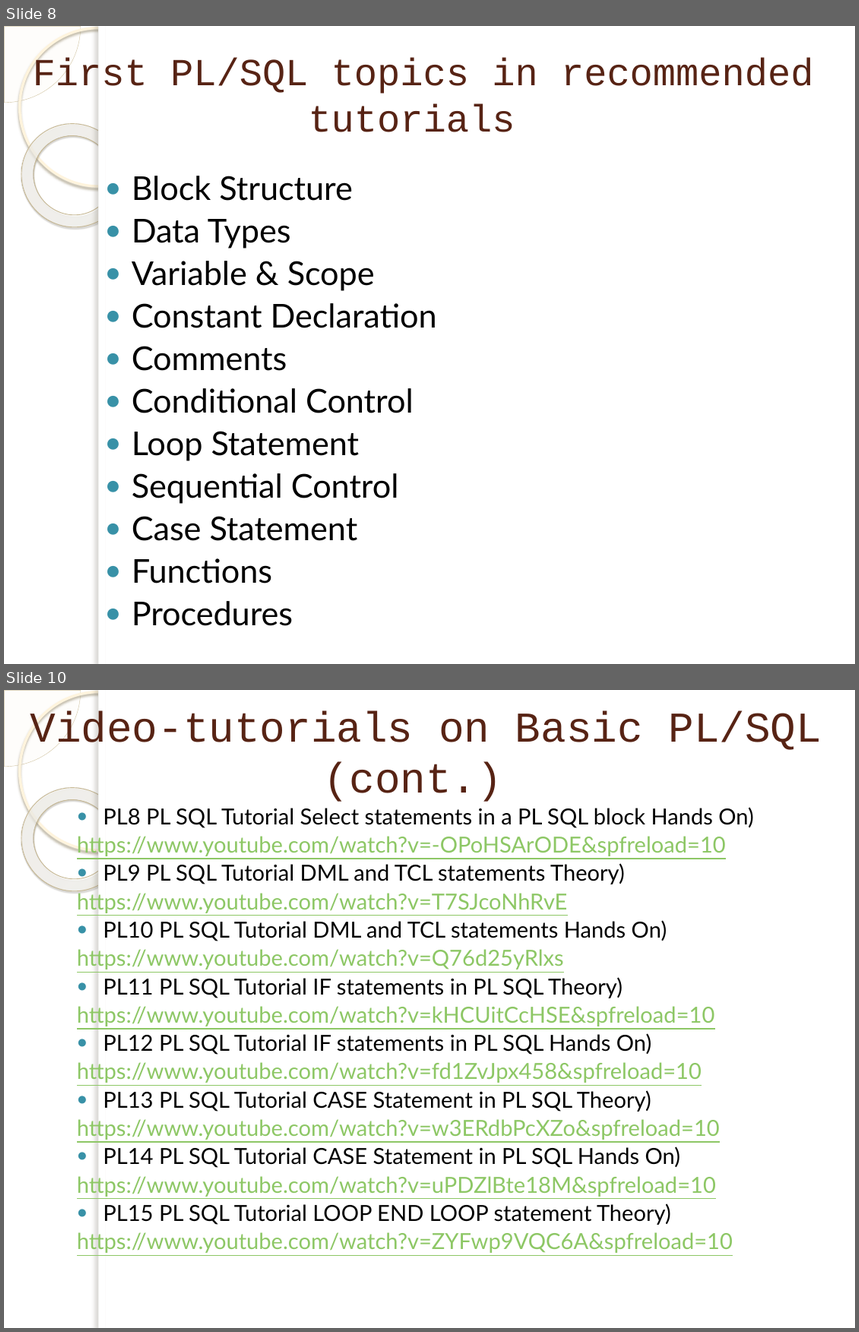
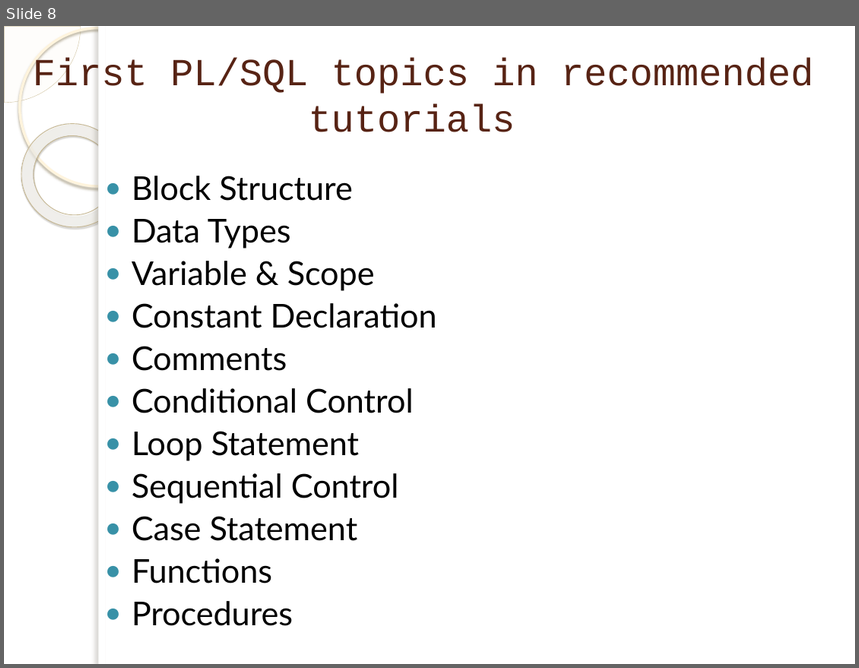
Before and after one commit to marinfotache/Database-Logic-in-Business-Applications, a slide deck: 02_Basics of PL SQL/02-01_en_Introduction to PL SQL.pptx. Shown one above the other, each under a label of ours: slides 8 and 10 before the commit, slide 8 after it; the slides between them are not shown. The pictures are 859x1332 and 859x668 pixels, drawn with LibreOffice and Linux fonts; fonts in the diff are those of the drawing; background and template pictures are left out. Boxes give left, top, right and bottom in pixels: in the first picture for what was removed or moved away, otherwise in the second. Text is boxed around its words. In the diff, an @@ line names an element or a change of style, - is before the commit and + after.

```diff
--- a/02_Basics of PL SQL/02-01_en_Introduction to PL SQL.pptx
+++ b/02_Basics of PL SQL/02-01_en_Introduction to PL SQL.pptx
@@ slide 10 removed at bbox=[4, 690, 855, 1328], background picture (left out); not listed: 5 template elements that a slide beside it also shows @@
@@ title removed at bbox=[30, 711, 822, 802] @@
-Video-tutorials on Basic PL/SQL (cont.)
@@ text removed at bbox=[77, 807, 754, 1253] @@
-● PL8 PL SQL Tutorial Select statements in a PL SQL block Hands On)
-https://www.youtube.com/watch?v=-OPoHSArODE&spfreload=10
-● PL9 PL SQL Tutorial DML and TCL statements Theory)
-https://www.youtube.com/watch?v=T7SJcoNhRvE
-● PL10 PL SQL Tutorial DML and TCL statements Hands On)
-https://www.youtube.com/watch?v=Q76d25yRlxs
-● PL11 PL SQL Tutorial IF statements in PL SQL Theory)
-https://www.youtube.com/watch?v=kHCUitCcHSE&spfreload=10
-● PL12 PL SQL Tutorial IF statements in PL SQL Hands On)
-https://www.youtube.com/watch?v=fd1ZvJpx458&spfreload=10
-● PL13 PL SQL Tutorial CASE Statement in PL SQL Theory)
-https://www.youtube.com/watch?v=w3ERdbPcXZo&spfreload=10
-● PL14 PL SQL Tutorial CASE Statement in PL SQL Hands On)
-https://www.youtube.com/watch?v=uPDZlBte18M&spfreload=10
-● PL15 PL SQL Tutorial LOOP END LOOP statement Theory)
-https://www.youtube.com/watch?v=ZYFwp9VQC6A&spfreload=10
```
Also in this commit, not shown: 1 slide changed, 1 other slide removed.
